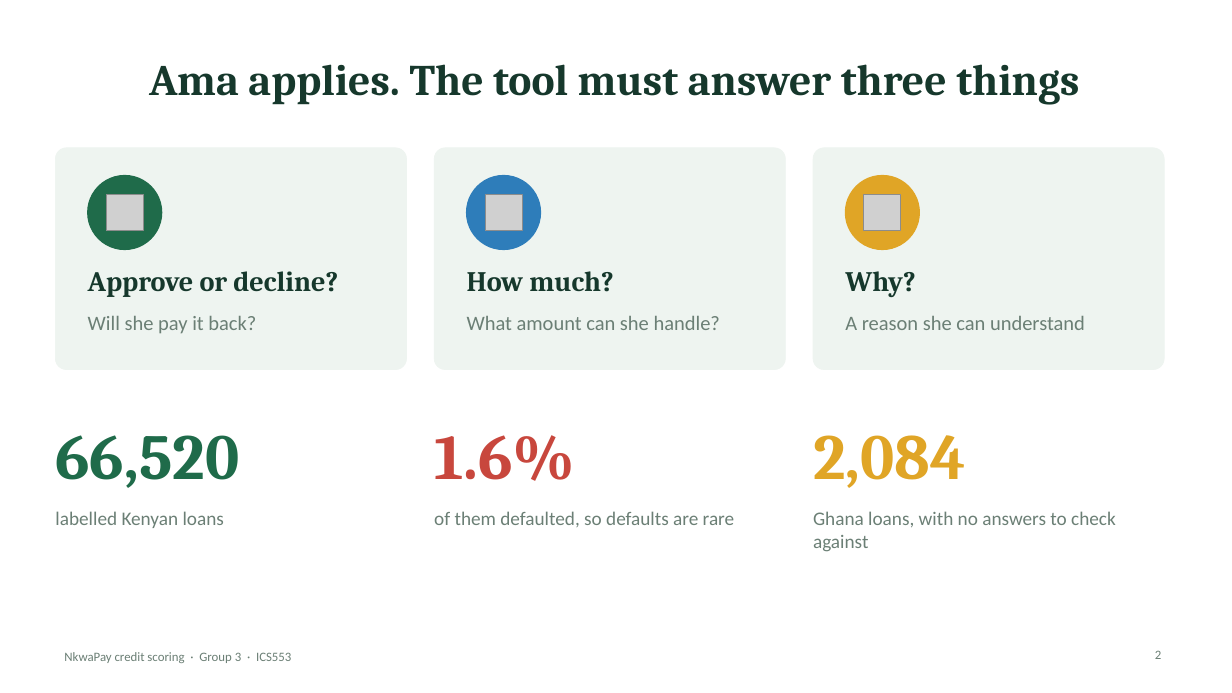
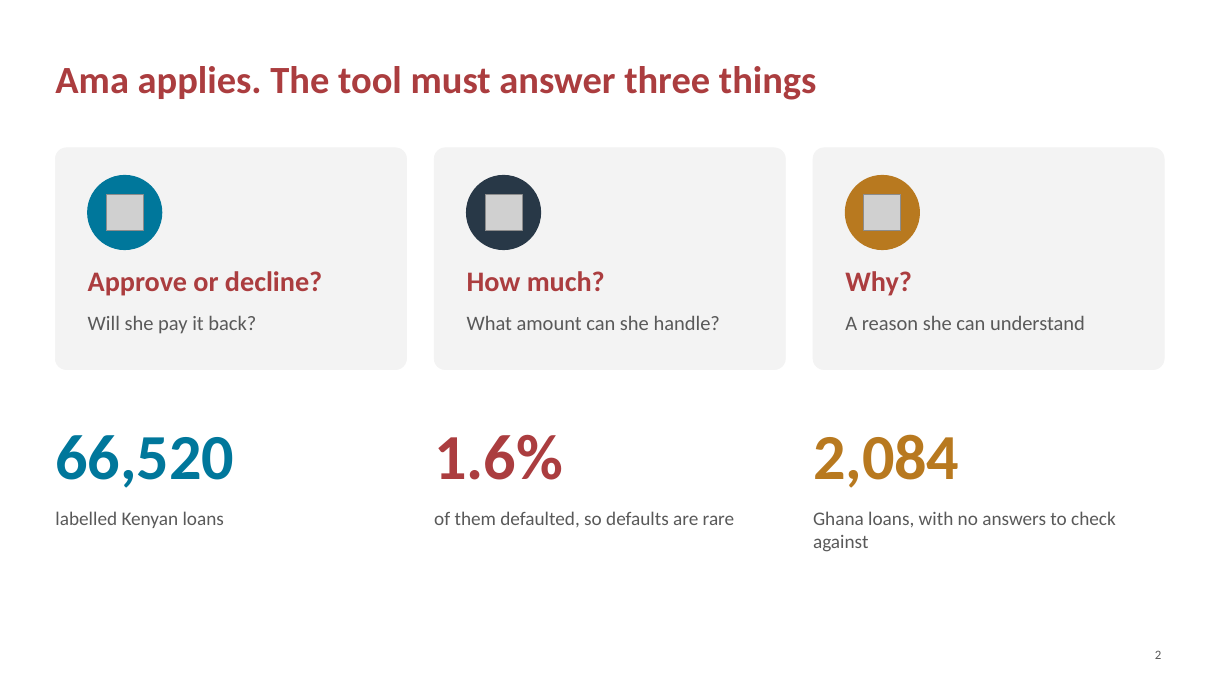
Before and after one commit to ASU-MICS-2028/mle-group-3-prosit-2, a slide deck: slide 2 of slides/NkwaPay_Debrief_Present.pptx. Drawn at 1232x693 pixels with LibreOffice and Linux fonts; fonts in the diff are those of the drawing; grey boxes stand for pictures; background and template pictures are left out. Boxes give left, top, right and bottom in pixels: in the first picture for what was removed or moved away, otherwise in the second. Text is boxed around its words. In the diff, an @@ line names an element or a change of style, - is before the commit and + after.

```diff
--- a/slides/NkwaPay_Debrief_Present.pptx
+++ b/slides/NkwaPay_Debrief_Present.pptx
@@ title "Ama applies. The tool must ..." at (x1=55, y1=66, x2=817, y2=100): size 34 to 30 pt, font Cambria to Calibri, text colour #16382C to #AB3D3F; alignment centre to left @@
@@ fill #EEF4F0 to #F3F3F3; outline #EEF4F0 0.5 pt to #F3F3F3 0.5 pt in 3 elements at (x1=55, y1=148, x2=407, y2=370), (x1=434, y1=148, x2=786, y2=370), (x1=813, y1=148, x2=1165, y2=370) @@
@@ ellipse at (x1=88, y1=176, x2=162, y2=250): fill #1F6B4A to #00779B; outline #1F6B4A 1 pt to #00779B 1 pt @@
@@ ellipse at (x1=467, y1=176, x2=541, y2=250): fill #2E7DBA to #283847; outline #2E7DBA 1 pt to #283847 1 pt @@
@@ ellipse at (x1=846, y1=176, x2=920, y2=250): fill #E0A526 to #B8791F; outline #E0A526 1 pt to #B8791F 1 pt @@
@@ font Cambria to Calibri, text colour #16382C to #AB3D3F in 3 elements at (x1=88, y1=271, x2=322, y2=296), (x1=467, y1=271, x2=605, y2=291), (x1=845, y1=271, x2=912, y2=296) @@
@@ text "66,520" at (x1=55, y1=435, x2=234, y2=488): font Cambria to Calibri, text colour #1F6B4A to #00779B @@
@@ text "1.6%" at (x1=434, y1=434, x2=563, y2=480): font Cambria to Calibri, text colour #C8473D to #AB3D3F @@
@@ text "2,084" at (x1=813, y1=434, x2=959, y2=488): font Cambria to Calibri, text colour #E0A526 to #B8791F @@
@@ text removed at (x1=64, y1=652, x2=291, y2=663) @@
-NkwaPay credit scoring · Group 3 · ICS553
@@ text colour #6B7F75 to #595959 in 7 elements at (x1=88, y1=316, x2=256, y2=334), (x1=467, y1=316, x2=720, y2=330), (x1=845, y1=316, x2=1085, y2=330), (x1=55, y1=511, x2=224, y2=528), (x1=434, y1=511, x2=735, y2=527), (x1=813, y1=511, x2=1116, y2=552), (x1=1155, y1=650, x2=1161, y2=659) @@
```
Also in this commit, not shown: 17 other slides changed.
